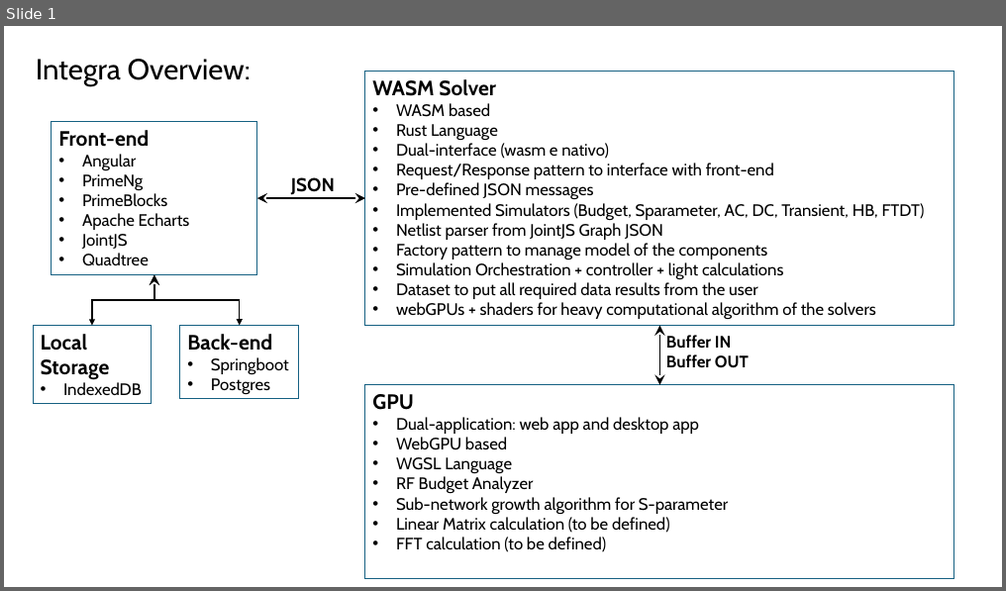
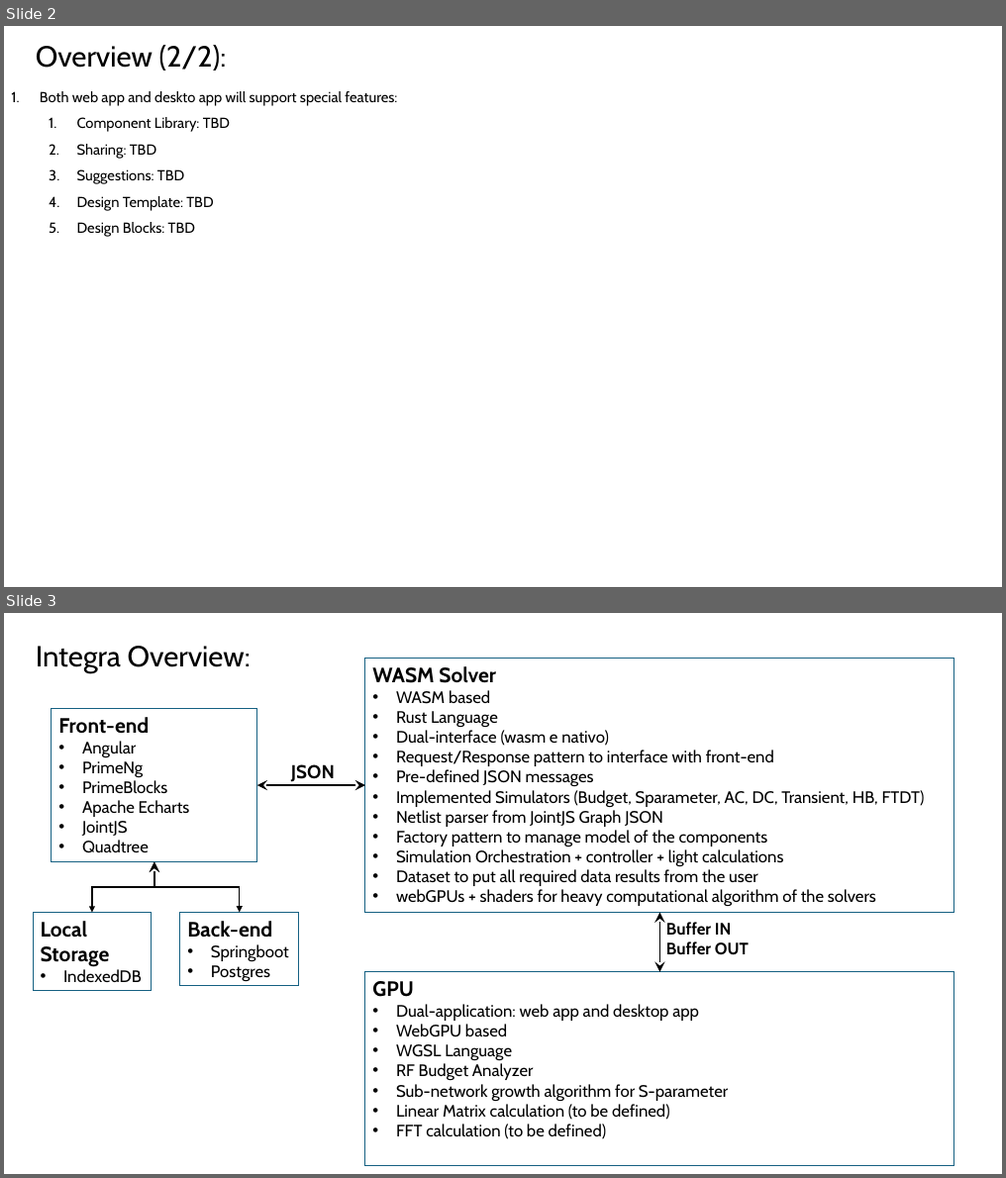
Before and after one commit to Cristiana85/integra-v1.0, a slide deck: INTEGRA Editor Project.pptx. Shown one above the other, each under a label of ours: slide 1 before the commit, slides 2 and 3 after it. The pictures are 1006x591 and 1006x1178 pixels, drawn with LibreOffice and Linux fonts; fonts in the diff are those of the drawing. Boxes give left, top, right and bottom in pixels: in the first picture for what was removed or moved away, otherwise in the second. Text is boxed around its words. In the diff, an @@ line names an element or a change of style, - is before the commit and + after.

```diff
--- a/INTEGRA Editor Project.pptx
+++ b/INTEGRA Editor Project.pptx
@@ slide 2 added at [4,26,1002,587], background #FFFFFF @@
@@ text added at [36,45,227,71], 28 pt, text #000000 @@
+Overview (2/2):
@@ text added at [40,91,397,237], 14 pt, text #000000 @@
+1. Both web app and deskto app will support special features:
+  1. Component Library: TBD
+  2. Sharing: TBD
+  3. Suggestions: TBD
+  4. Design Template: TBD
+  5. Design Blocks: TBD
@@ what was slide 1 is now slide 3 @@
```
Also in this commit, not shown: 2 slides changed, 3 other slides added, 5 slides removed, 1 other file.
